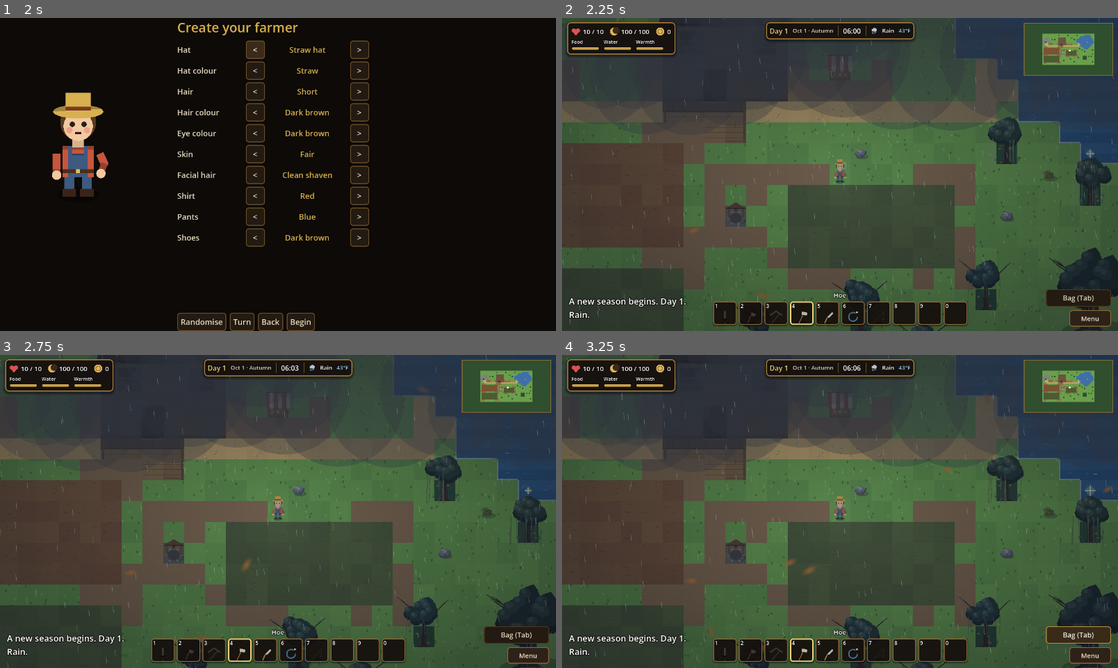
Above: before the commit, frames 1-4 (two rows, left to right).
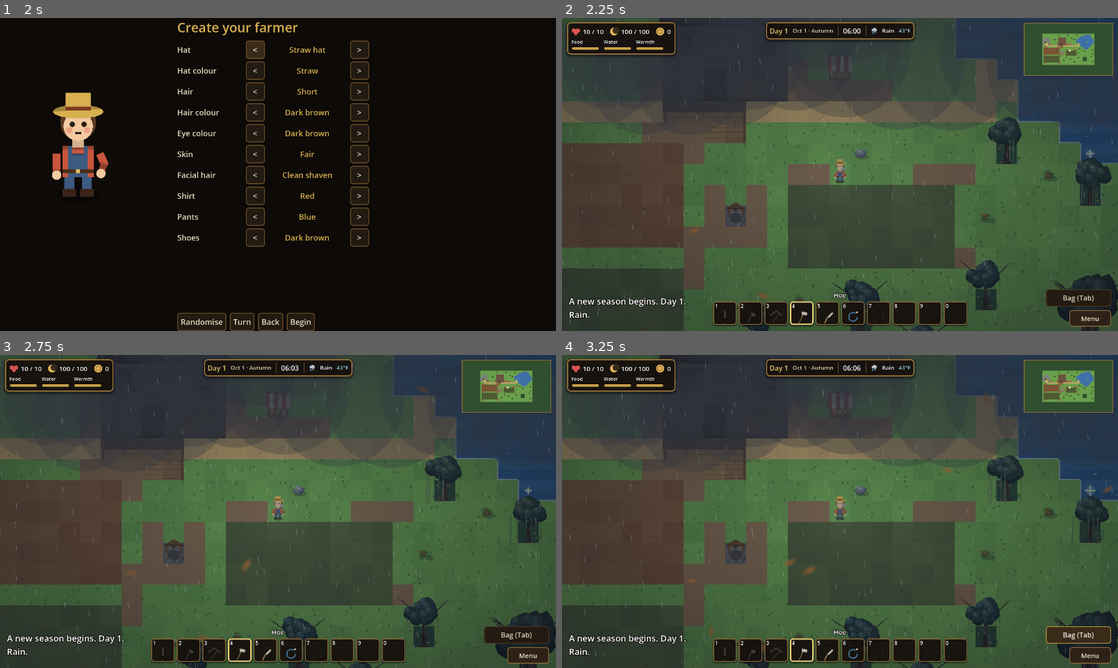
Above: after the commit, the same moments.

Repository: joshj1108/CrowCreekHollow
Game: Godot game, scene res://scenes/main.tscn
Same seed, same stepped clock (60 frames per second), same inputs: the game is played once before the commit and once after it.
Inputs:
- Up to frame 1 (2 s): click "New Game" at 0.5 s; click "Slot 1: empty" at 1.25 s
- Up to frame 2 (2.25 s): click "Begin" at 2 s
- Up to frame 3 (2.75 s): no input
- Up to frame 4 (3.25 s): click "Bag (Tab)" at 2.75 s

Frame 1 is identical in both runs. In frame 2, 4.7% of the frame differs, in the area x 14-100%, y 6-100%; in frame 3, 4.7%; in frame 4, 4.7%.

Commit message:
Fit the farm's rectangles to the diagram's edges
The layout converter now fits the house, the two brown plots, the fallow
plot and the great tree to their pixel edges, instead of sampling them tile
by tile, which lost their shape. The great tree is a 3 by 3 block at the
centre of its footprint, as the game supports. The border trees, which
share the great tree's colour, are no longer mistaken for it. Fence strokes
need a larger share of a tile before they count, so brackets stop turning
into blocks.

Checked against the previous build: the play-through and the desk, animal,
fishing and combat tests match, and a save from another layout still
migrates with the coop and barn on clear grass.

Co-Authored-By: Claude Haiku 5.5 <noreply@anthropic.com>
Claude-Session: https://claude.ai/code/session_016EvHBYyFANDWxunM27u84C

Diff:
--- a/scripts/farm_layout.gd
+++ b/scripts/farm_layout.gd
@@ -19,22 +19,22 @@
 	".KKKK....G..HHHHHH......G.~~~~~~~~~~~~~.",
 	"KK.KKK......HHHHHH........~~~~~~~~~~~~~.",
 	"KKC.KK......HHHHHH........~~~~~~~~.~~~~~",
-	"KKPP.XXX...XHHHHHHX.A.X....P~~~~~~~~~~~.",
-	"..PP.XXX...XHHDHHHXXXXX....PP~~~~~~~~~..",
+	"KKPP.X.....XHHHHHHX.A......P~~~~~~~~~~~.",
+	"..PP.XX....XHHDHHHXXXXX....PP~~~~~~~~~..",
 	"...PPPPPPPPPRRRRPPPPPPPPPPPP.~~~~~~~~...",
 	".XXX.......XXXRR...............~~~~~....",
 	".SSSSSSSSSSSSX..............G...~~~.....",
-	".SSSSSSSSSSSS.XXXXXX....XXX...........G.",
-	".SSSSSSSSSSSS.X.X.FFFFFFFFX.....G.......",
-	".SSSSSSSSSSSS.XW..FFFFFFFF..............",
-	"XSSSSSSSSSSSSXXXX.FFFFFFFFX.............",
-	".XXX.......XXX...XFFFFFFFFX.............",
-	".FFFFFFFFFFFFX....XXX...X.X....BBB...G..",
+	".SSSSSSSSSSSS.....XX....XXX...........G.",
+	".SSSSSSSSSSSS.X.X.FFFFFFFF......G.......",
+	".SSSSSSSSSSSS.XWX.FFFFFFFF..............",
+	".SSSSSSSSSSSSXXXX.FFFFFFFF..............",
+	".X...........X....FFFFFFFFX.............",
+	".FFFFFFFFFFFFX.......................G..",
 	".FFFFFFFFFFFF..............G...BBB......",
 	".FFFFFFFFFFFF........G.........BBB......",
-	".FFFFFFFFFFFF...G.......................",
+	".FFFFFFFFFFFF...G..............BBB......",
 	".FFFFFFFFFFFFX..........G.............G.",
-	".XX........XXX..........................",
+	".XX.........XX..........................",
 	"........................................",
 ]
 
@@ -56,15 +56,15 @@
 const WORKSHOP_DOOR := Vector2i(27, 22)
 const WOODSTORE_IX := Vector2i(26, 21)
 const CHOPLOG_IX := Vector2i(28, 21)
-const BIG_TREE_INNER := Vector2i(31, 17)
+const BIG_TREE_INNER := Vector2i(31, 18)
 const LAKE_FOCUS := Vector2(32.6, 5.6)
 const GROVE_SPOTS := [Vector2i(19, 1), Vector2i(9, 4), Vector2i(24, 4), Vector2i(28, 11), Vector2i(38, 12), Vector2i(32, 13), Vector2i(37, 17), Vector2i(27, 18), Vector2i(21, 19), Vector2i(16, 20), Vector2i(24, 21), Vector2i(38, 21)]
 const WILLOW_TREES := [Vector2i(24, 4), Vector2i(28, 11), Vector2i(32, 13)]
 const DEAD_TREES := []
-const BRUSH_SPOTS := [Vector2i(30, 12), Vector2i(12, 1), Vector2i(38, 15), Vector2i(26, 1), Vector2i(22, 3), Vector2i(7, 4), Vector2i(35, 17)]
-const THICKET_SPOTS := [Vector2i(29, 19), Vector2i(26, 21), Vector2i(19, 5)]
-const ROCK_SPOTS := [Vector2i(28, 14), Vector2i(18, 19), Vector2i(21, 11), Vector2i(1, 1), Vector2i(38, 10), Vector2i(16, 1), Vector2i(15, 22), Vector2i(36, 12)]
+const BRUSH_SPOTS := [Vector2i(30, 12), Vector2i(12, 1), Vector2i(18, 18), Vector2i(38, 15), Vector2i(26, 1), Vector2i(22, 3), Vector2i(27, 14)]
+const THICKET_SPOTS := [Vector2i(29, 19), Vector2i(26, 21), Vector2i(7, 4)]
+const ROCK_SPOTS := [Vector2i(35, 17), Vector2i(19, 5), Vector2i(21, 11), Vector2i(1, 1), Vector2i(38, 10), Vector2i(16, 1), Vector2i(15, 22), Vector2i(36, 12)]
 # Farm tiles that the coop and barn must not be placed on, so they never overlap a building the player unlocks later.
 const RESERVED := [Vector2i(10, 5), Vector2i(25, 19), Vector2i(25, 20), Vector2i(25, 21), Vector2i(25, 22), Vector2i(26 …(276 unchanged characters)…
 # Changes whenever the layout changes. Saves record it, so a save from another layout is migrated.
-const VERSION := "f4389479"
+const VERSION := "1e0c2a1f"
Not shown, changed: tools/farm_layout.py
